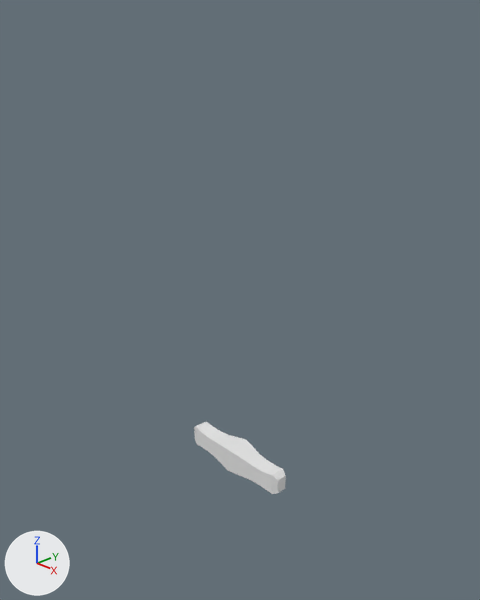
The Blender file assets/modeling/items/sword_1.blend as it was, and as the next commit left it.
Before and after are seen from a camera (50 mm lens) standing at (2.35, -2.2, 2.33) and looking at (-0.05, 0.07, 0.95). Lighting does not change. The marker at lower left points along +X, +Y and +Z. The older version comes first.

The first picture shows 'sword_1'.
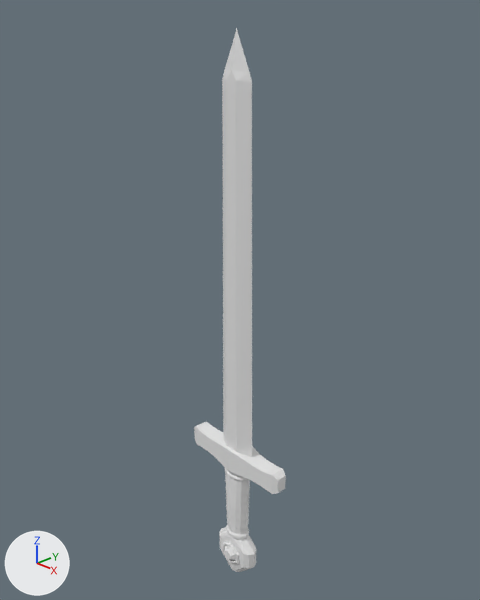
The change, as a diff of the scene's bpy script:
```diff
--- a/assets/modeling/items/sword_1.blend.py
+++ b/assets/modeling/items/sword_1.blend.py
@@ me_cube_001 @@
 # used by ob_sword_1; location = (0.0, 0.0, 0.0); scale = (0.153, 0.153, 0.153)
-me_cube_001.from_pydata(...)  # 32 vertices, 22 faces; spans x 0.0..2.31, y -0.48..0.0, z -0.43..0.52
+me_cube_001.from_pydata(...)  # 538 vertices, 536 faces; spans x -2.31..2.31, y -0.58..0.58, z -5.41..15.08
+# me_cube_001 part 1: 2 vertices removed from x 0.0, y 0.0, z -0.43..0.52; 508 vertices added at x -2.31..2.31, y -0.58..0.58, z -5.41..15.08
@@ ob_sword_1 @@
 ob_sword_1.scale = (0.153, 0.153, 0.153)
-_m = ob_sword_1.modifiers.new('Mirror', 'MIRROR')
-_m.use_axis = (True, True, False)
-_m.use_clip = True
```

What differs and where, as boxes (x1, y1, x2, y2) in the pictures (480 x 600 px):
'sword_1', reshaped, modifiers changed (647% taller)
    before: (194, 422, 286, 494)
    after: (194, 28, 286, 572)
part 1 of me_cube_001, built on
    before: (221, 435, 259, 459)
    after: (219, 28, 263, 572)
